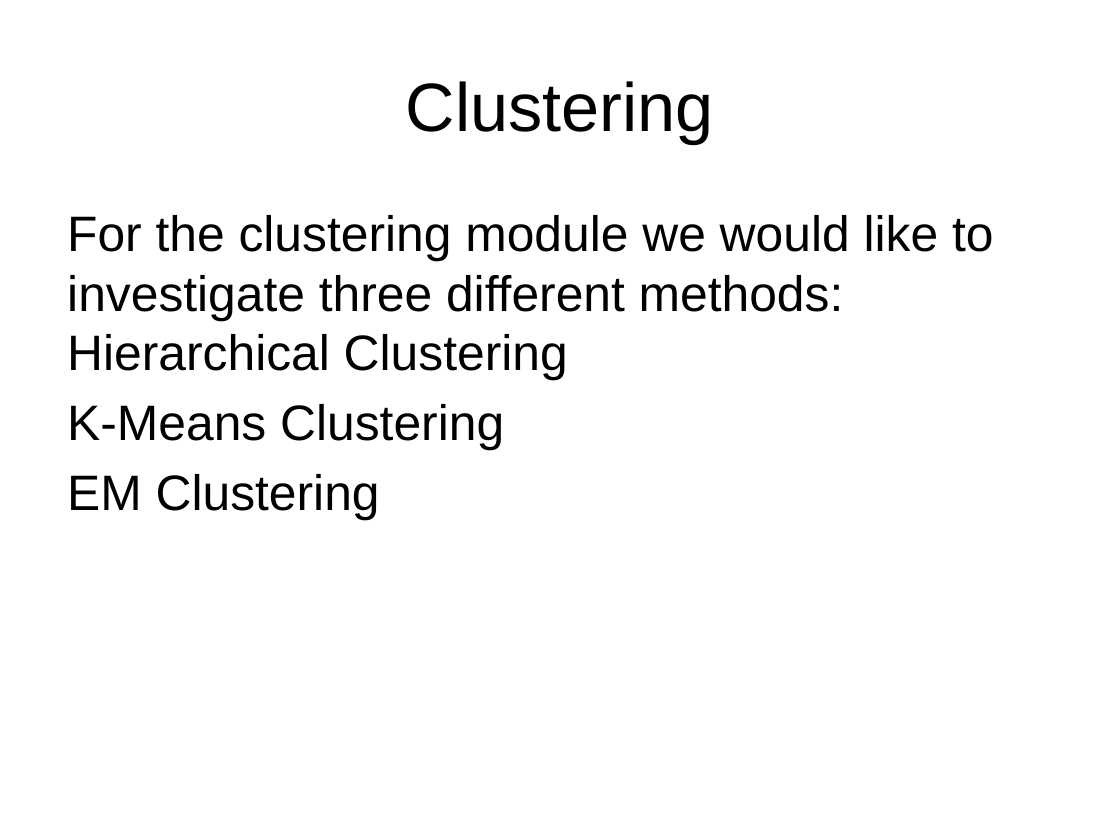
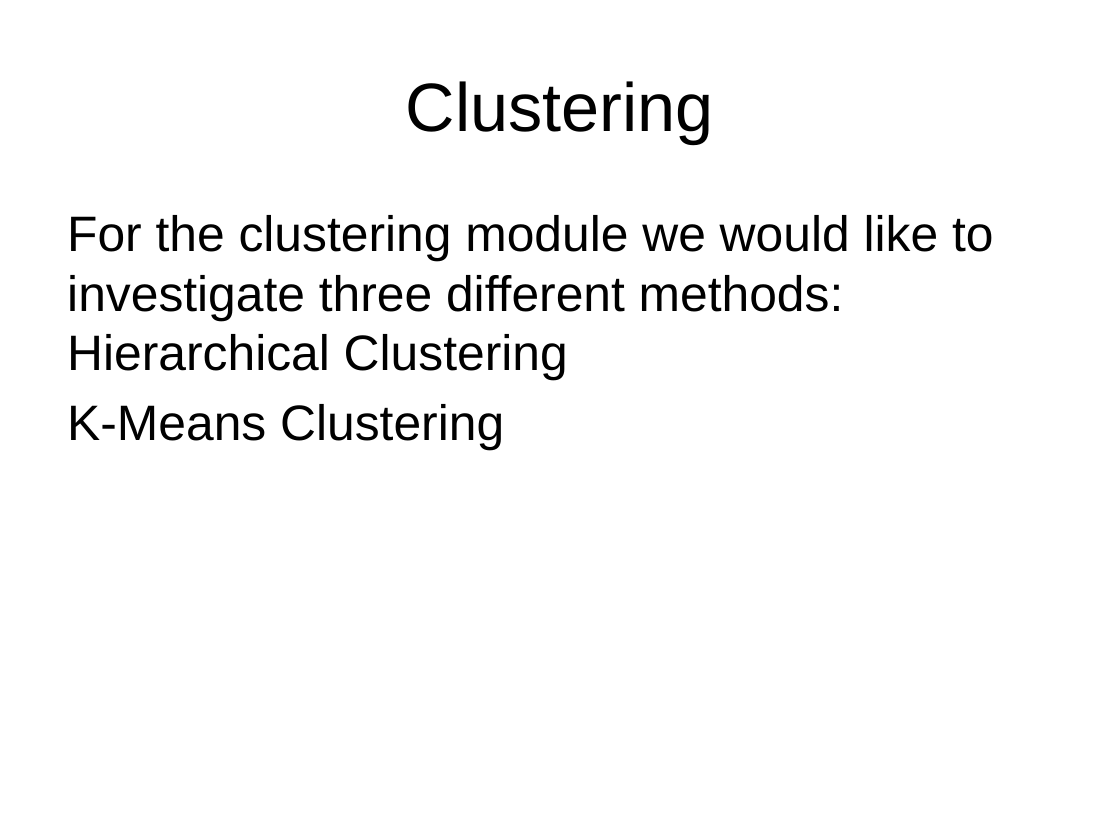
Before and after one commit to eotles/CS838, a slide deck: slide 10 of ProjectPresentation.pptx (slide 9 before the commit). Drawn at 1120x840 pixels with LibreOffice and Linux fonts; fonts in the diff are those of the drawing. Boxes give left, top, right and bottom in pixels: in the first picture for what was removed or moved away, otherwise in the second. Text is boxed around its words. In the diff, an @@ line names an element or a change of style, - is before the commit and + after.

```diff
--- a/ProjectPresentation.pptx
+++ b/ProjectPresentation.pptx
@@ text at (67, 474, 380, 520): paragraph removed @@
-EM Clustering
```
Also in this commit, not shown: 2 other slides changed, 1 slide added, 1 other file.
